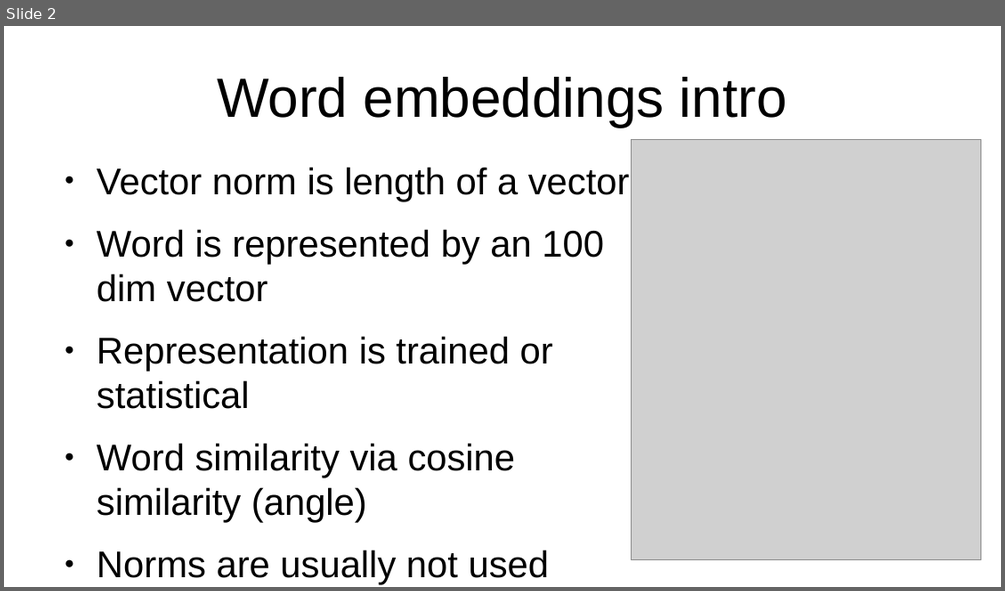
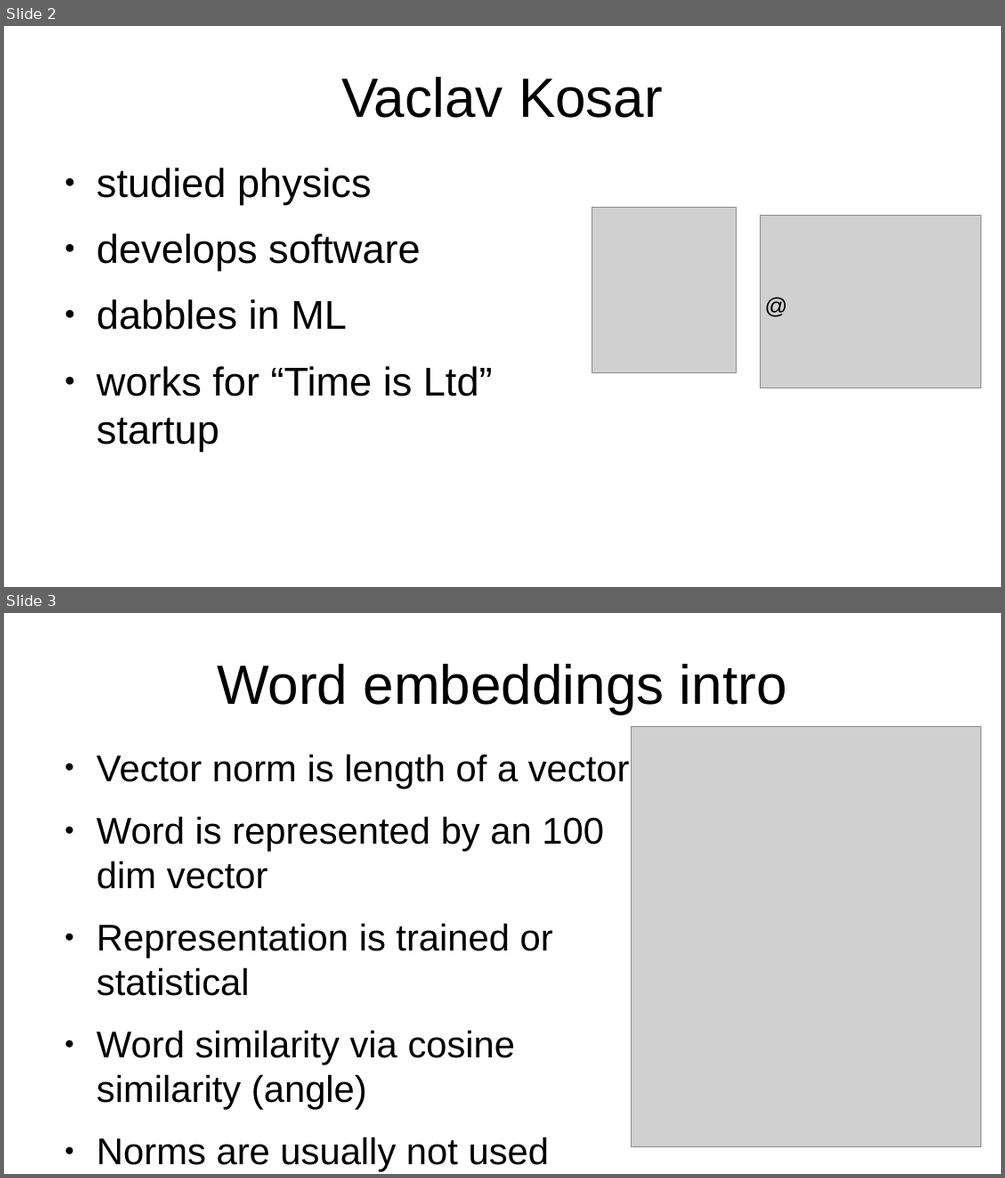
Before and after one commit to vackosar/fasttext-vector-norms-and-oov-words, a slide deck: presentation.odp. Shown one above the other, each under a label of ours: slide 2 before the commit, slides 2 and 3 after it. The pictures are 1005x591 and 1005x1178 pixels, drawn with LibreOffice and Linux fonts; fonts in the diff are those of the drawing; grey boxes stand for pictures. Boxes give left, top, right and bottom in pixels: in the first picture for what was removed or moved away, otherwise in the second. Text is boxed around its words. In the diff, an @@ line names an element or a change of style, - is before the commit and + after.

```diff
--- a/presentation.odp
+++ b/presentation.odp
@@ slide 2 added at bbox=[4, 26, 1001, 587], background #FFFFFF @@
@@ title added at bbox=[341, 77, 663, 118], 44 pt, text #000000 @@
+Vaclav Kosar
@@ text added at bbox=[97, 168, 493, 451], 32 pt, text #000000 @@
+● studied physics
+● develops software
+● dabbles in ML
+● works for “Time is Ltd” startup
@@ picture added at bbox=[592, 207, 736, 372] @@
@@ picture added at bbox=[760, 216, 981, 388] @@
@@ text added at bbox=[757, 288, 809, 321], 18 pt, text #000000 @@
+@
@@ what was slide 2 is now slide 3 @@
```
Also in this commit, not shown: 5 slides changed, 2 other slides added, 1 other file.
